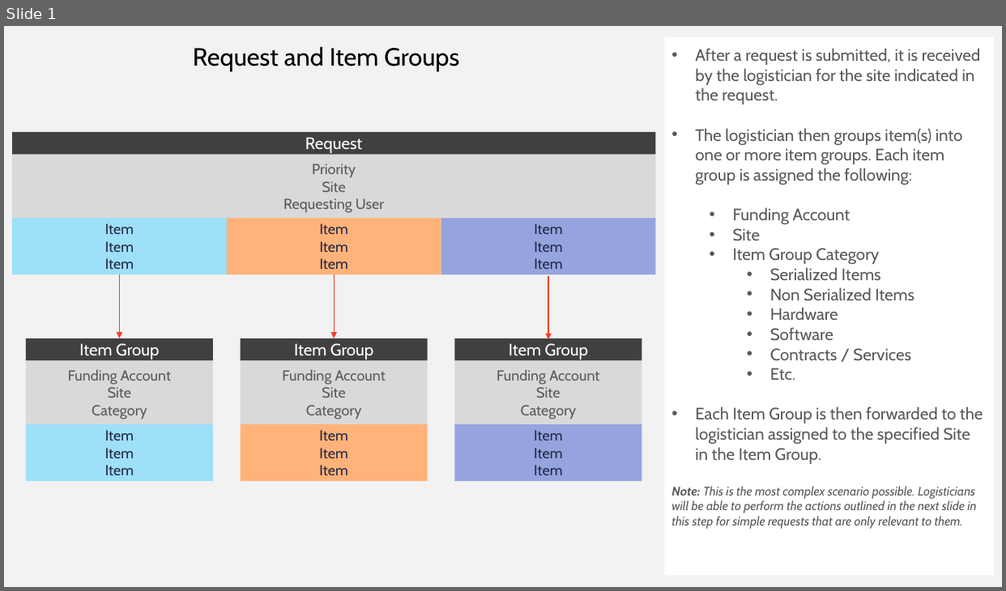
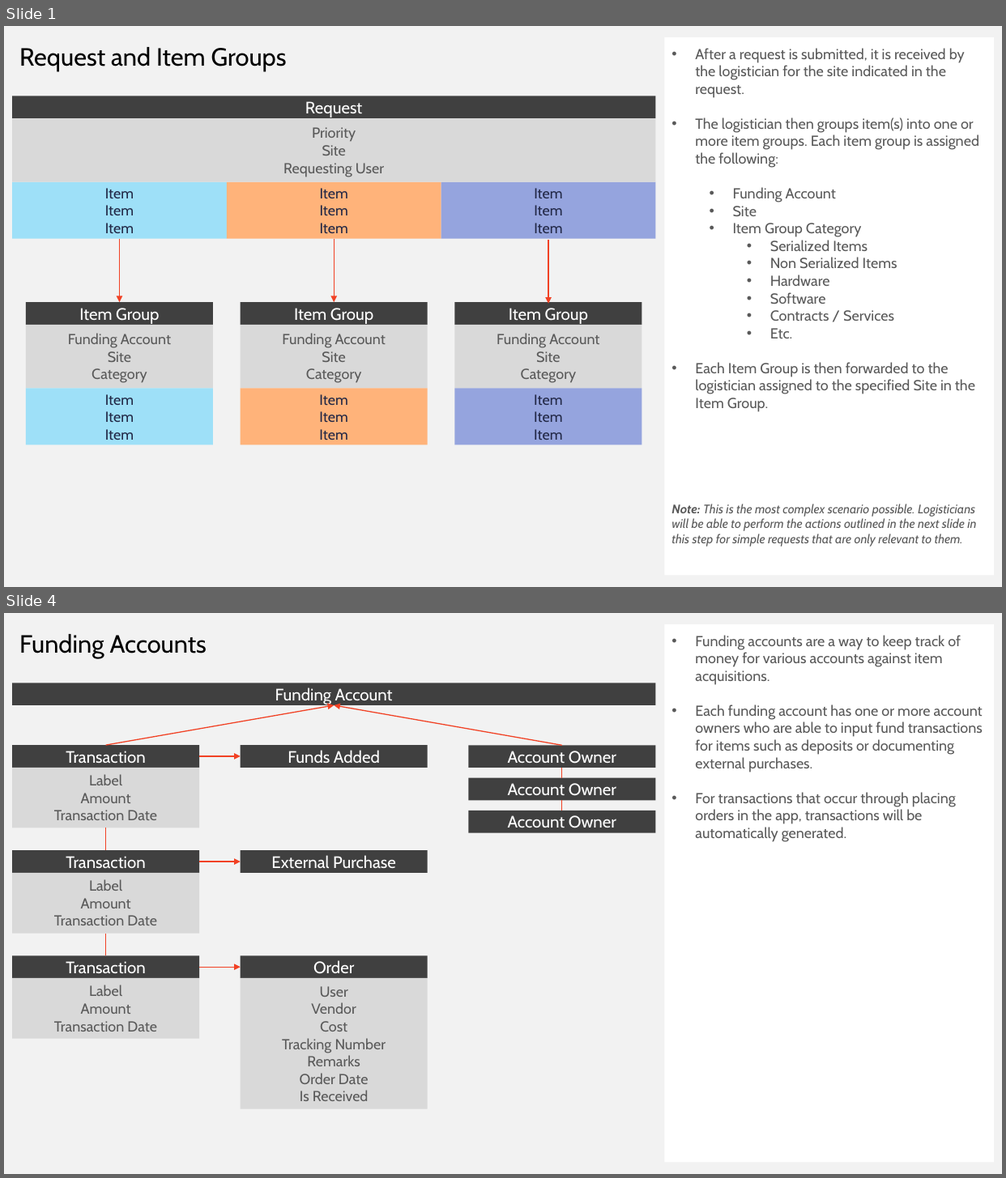
Before and after one commit to ssdooley/logistics-db-planning, a slide deck: documents/logistics-workflow.pptx. Shown one above the other, each under a label of ours: slide 1 before the commit, slides 1 and 4 after it; the slides between them are not shown. The pictures are 1006x591 and 1006x1178 pixels, drawn with LibreOffice and Linux fonts; fonts in the diff are those of the drawing. Boxes give left, top, right and bottom in pixels: in the first picture for what was removed or moved away, otherwise in the second. Text is boxed around its words. In the diff, an @@ line names an element or a change of style, - is before the commit and + after.

```diff
--- a/documents/logistics-workflow.pptx
+++ b/documents/logistics-workflow.pptx
@@ slide 4 added at <box>4,613,1002,1174</box>, background #F2F2F2 @@
@@ text added at <box>19,634,206,658</box>, 24 pt, text #000000 @@
+Funding Accounts
@@ rectangle added at <box>665,624,995,1162</box>, fill #FFFFFF, 14 pt, text #595959 @@
+• Funding accounts are a way to keep track of money for various accounts against item acquisitions.
+• Each funding account has one or more account owners who are able to input fund transactions for items such as deposits or documenting external purchases.
+• For transactions that occur through placing orders in the app, transactions will be automatically generated.
@@ rectangle added at <box>12,683,655,705</box>, fill #404040, 16 pt, text #FFFFFF @@
+Funding Account
@@ arrow added from (106, 746) to (334, 705), #F14124 1 pt @@
@@ arrow added from (562, 746) to (334, 705), #F14124 1 pt @@
@@ rectangle added at <box>12,746,199,768</box>, fill #404040, 16 pt, text #FFFFFF @@
+Transaction
@@ arrow added from (199, 756) to (241, 756), #F14124 1 pt @@
@@ rectangle added at <box>241,746,428,768</box>, fill #404040, 16 pt, text #FFFFFF @@
+Funds Added
@@ rectangle added at <box>468,746,655,768</box>, fill #404040, 16 pt, text #FFFFFF @@
+Account Owner
@@ rectangle added at <box>12,768,199,828</box>, fill #D9D9D9, 14 pt, text #595959 @@
+Label
+Amount
+Transaction Date
@@ rectangle added at <box>468,777,655,800</box>, fill #404040, 16 pt, text #FFFFFF @@
+Account Owner
@@ line added from (562, 777) to (562, 768), #F14124 1 pt @@
@@ line added from (562, 811) to (562, 800), #F14124 1 pt @@
@@ line added from (106, 828) to (106, 850), #F14124 1 pt @@
@@ rectangle added at <box>468,811,655,833</box>, fill #404040, 16 pt, text #FFFFFF @@
+Account Owner
@@ rectangle added at <box>12,850,199,873</box>, fill #404040, 16 pt, text #FFFFFF @@
+Transaction
@@ rectangle added at <box>241,850,428,873</box>, fill #404040, 16 pt, text #FFFFFF @@
+External Purchase
@@ rectangle added at <box>12,873,199,934</box>, fill #D9D9D9, 14 pt, text #595959 @@
+Label
+Amount
+Transaction Date
@@ arrow added from (199, 862) to (241, 862), #F14124 1 pt @@
@@ line added from (106, 956) to (106, 934), #F14124 1 pt @@
@@ rectangle added at <box>12,956,199,978</box>, fill #404040, 16 pt, text #FFFFFF @@
+Transaction
@@ arrow added from (199, 967) to (241, 967), #F14124 1 pt @@
@@ rectangle added at <box>241,956,428,978</box>, fill #404040, 16 pt, text #FFFFFF @@
+Order
@@ rectangle added at <box>12,978,199,1039</box>, fill #D9D9D9, 14 pt, text #595959 @@
+Label
+Amount
+Transaction Date
@@ rectangle added at <box>241,978,428,1110</box>, fill #D9D9D9, 14 pt, text #595959 @@
+User
+Vendor
+Cost
+Tracking Number
+Remarks
+Order Date
+Is Received
@@ slide 1 changed as well @@
@@ text "Request and Item Groups": place and size @@
-text "Request and Item Groups" at <box>193,47,459,71</box>
+text "Request and Item Groups" at <box>19,47,287,71</box>
@@ text in rectangle at <box>695,48,979,412</box>: size 16 to 14 pt in "After a request is submitted, it is ...", "The logistician then groups item(s) into one ...", "Funding Account", "Site" and 8 more places @@
@@ 14 rectangles, 3 arrows: place and size @@
-14 rectangles, 3 arrows at <box>12,132,656,482</box>
+14 rectangles, 3 arrows at <box>12,96,656,446</box>
```
Also in this commit, not shown: 3 other slides added.
